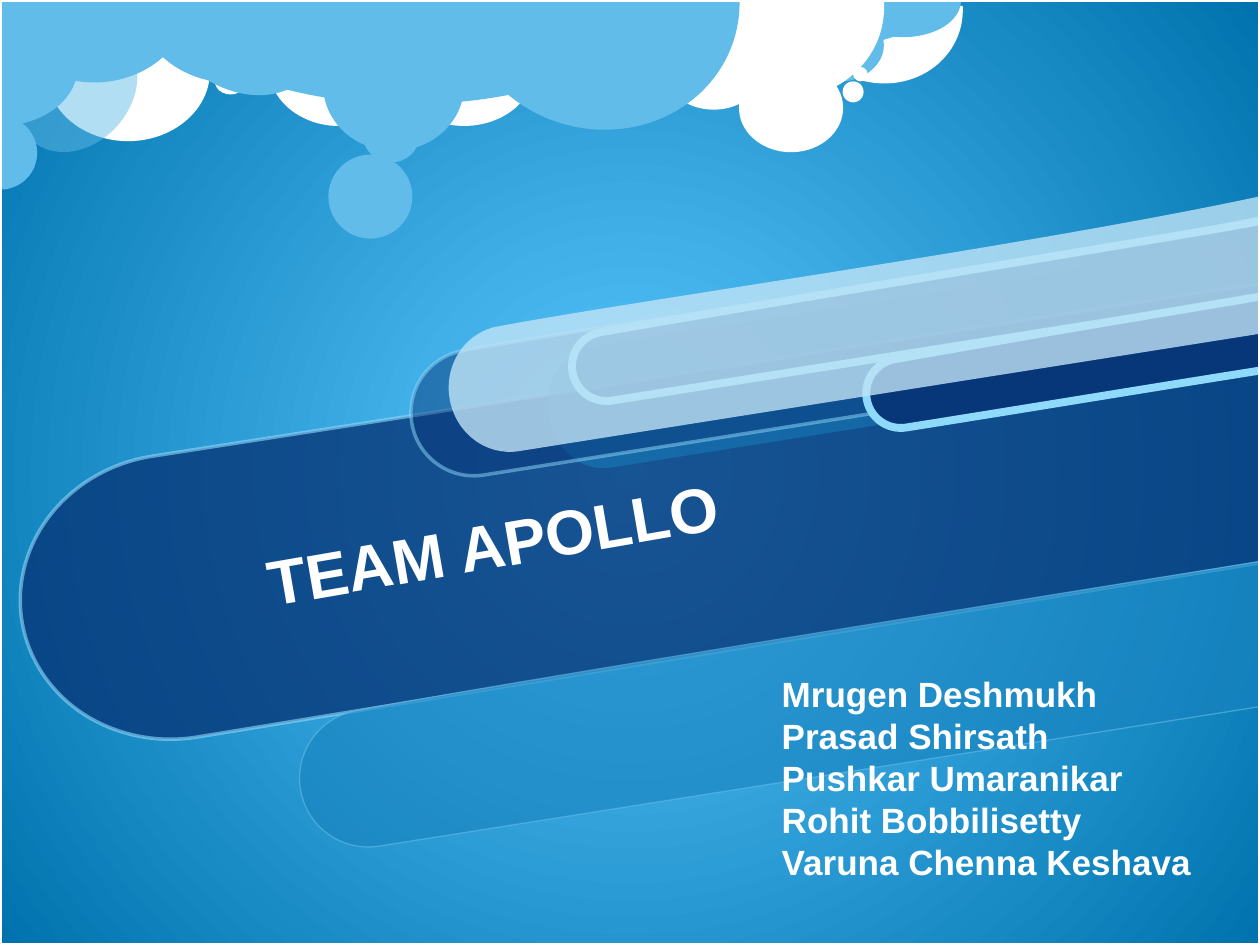
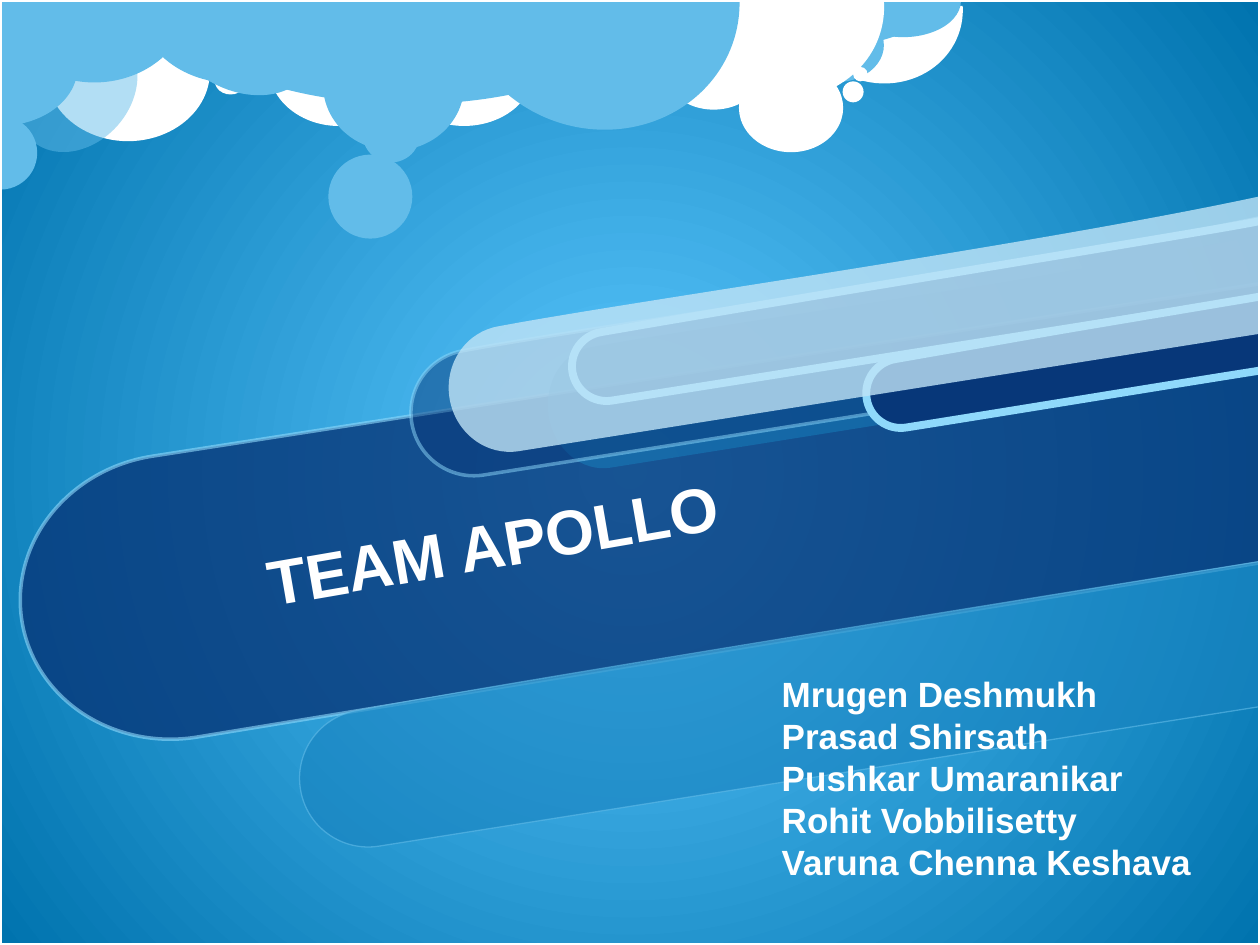
Before and after one commit to PrasadShirsath/yahooapollo, a slide deck: slide 1 of Yahoo.pptx. Drawn at 1260x945 pixels with LibreOffice and Linux fonts; fonts in the diff are those of the drawing; background and template pictures are left out. Boxes give left, top, right and bottom in pixels: in the first picture for what was removed or moved away, otherwise in the second. Text is boxed around its words. In the diff, an @@ line names an element or a change of style, - is before the commit and + after.

Commit message:
Updated ppt with proper name.

```diff
--- a/Yahoo.pptx
+++ b/Yahoo.pptx
@@ subtitle at box(782, 807, 1077, 840): text changed @@
-Rohit Bobbilisetty
+Rohit Vobbilisetty
```
